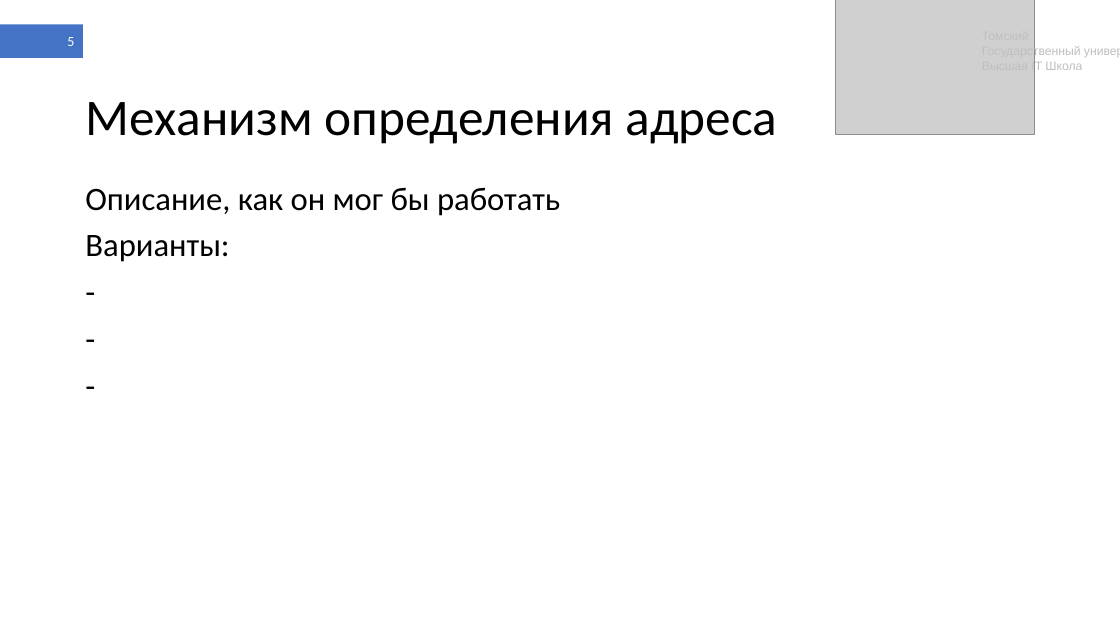
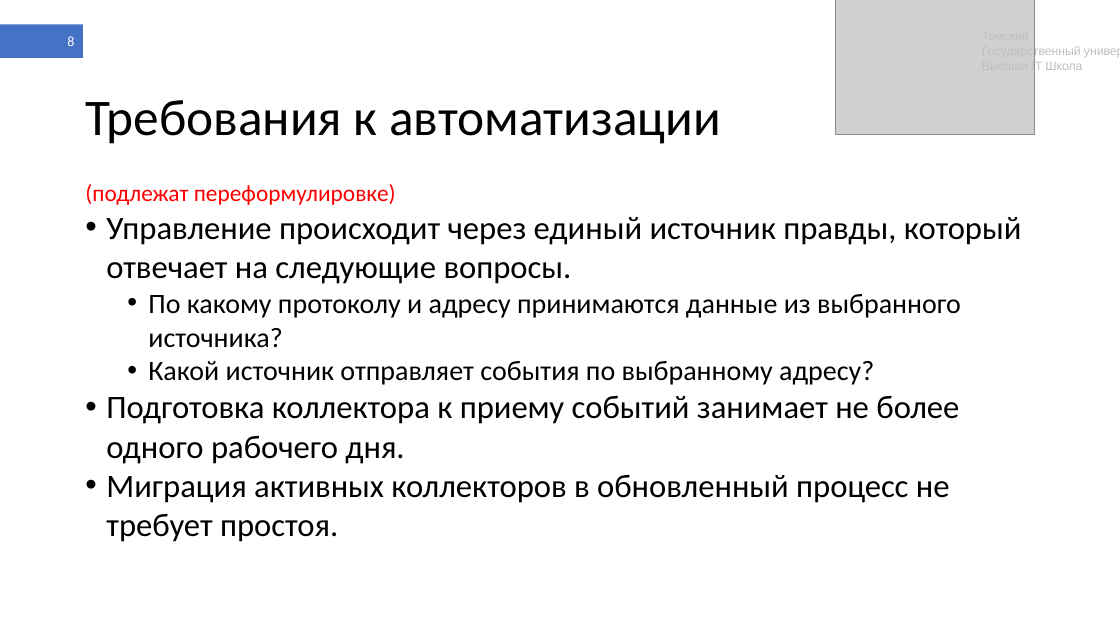
Before and after one commit to shameoff/GraduateWork, a slide deck: slide 8 of Презентация ВКР (в шаблоне).pptx (slide 5 before the commit). Drawn at 1120x630 pixels with LibreOffice and Linux fonts; fonts in the diff are those of the drawing; grey boxes stand for pictures. Boxes give left, top, right and bottom in pixels: in the first picture for what was removed or moved away, otherwise in the second. Text is boxed around its words. In the diff, an @@ line names an element or a change of style, - is before the commit and + after.

```diff
--- a/Презентация ВКР (в шаблоне).pptx
+++ b/Презентация ВКР (в шаблоне).pptx
@@ page number at (x1=67, y1=36, x2=74, y2=46): text changed @@
-5
+8
@@ title at (x1=85, y1=100, x2=721, y2=144): text changed @@
-Механизм определения адреса
+Требования к автоматизации
@@ text at (x1=85, y1=184, x2=1022, y2=542): text changed @@
-Описание, как он мог бы работать
-Варианты:
--
--
--
+(подлежат переформулировке)
+• Управление происходит через единый источник правды, который отвечает на следующие вопросы.
+  • По какому протоколу и адресу принимаются данные из выбранного источника?
+  • Какой источник отправляет события по выбранному адресу?
+• Подготовка коллектора к приему событий занимает не более одного рабочего дня.
+• Миграция активных коллекторов в обновленный процесс не требует простоя.
```
Also in this commit, not shown: 5 other slides changed, 7 slides added, 6 other files.
